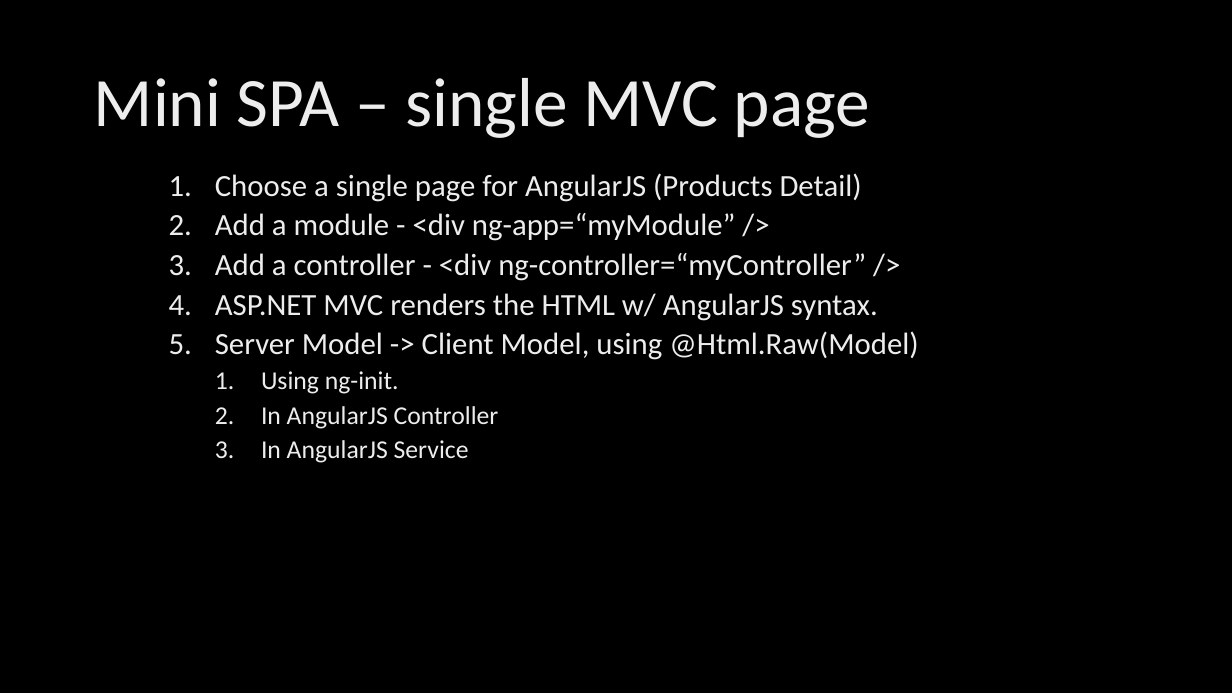
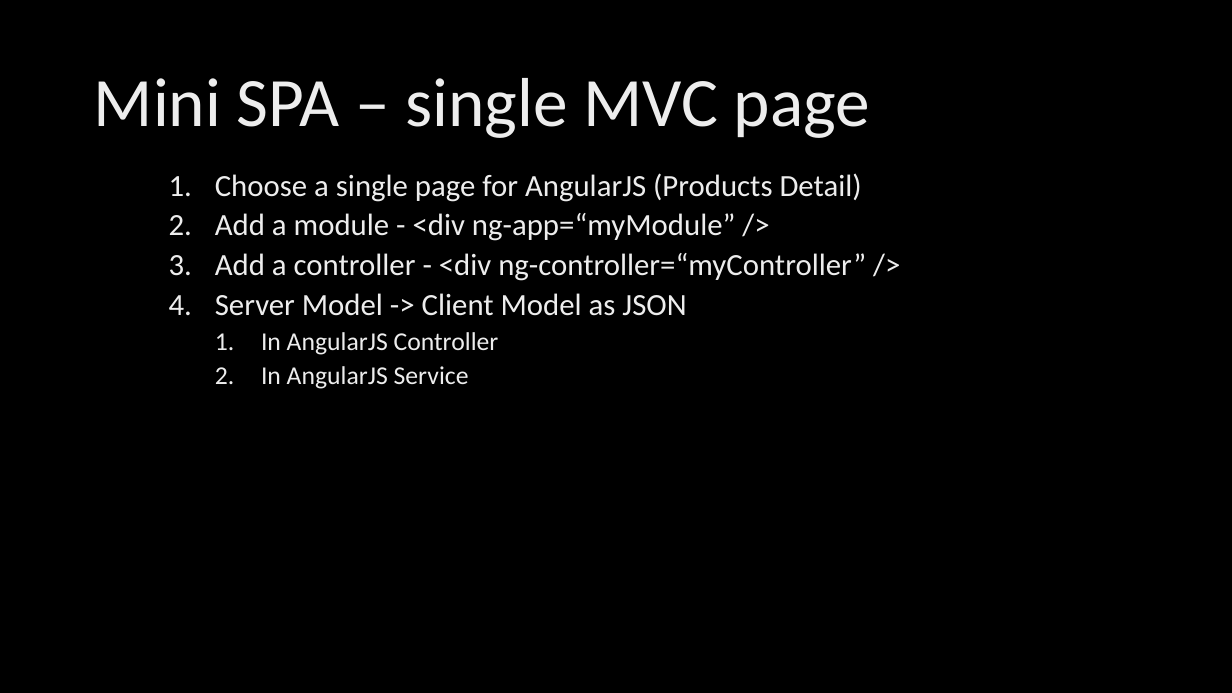
Before and after one commit to ryanlangton/angularjs-mvc, a slide deck: slide 12 of AngularJSdotNet.pptx. Drawn at 1232x693 pixels with LibreOffice and Linux fonts; fonts in the diff are those of the drawing; background and template pictures are left out. Boxes give left, top, right and bottom in pixels: in the first picture for what was removed or moved away, otherwise in the second. Text is boxed around its words. In the diff, an @@ line names an element or a change of style, - is before the commit and + after.

```diff
--- a/AngularJSdotNet.pptx
+++ b/AngularJSdotNet.pptx
@@ text at [215,293,686,316]: text changed @@
-  4. ASP.NET MVC renders the HTML w/ AngularJS syntax.
-  5. Server Model -> Client Model, using @Html.Raw(Model)
-    1. Using ng-init.
+  4. Server Model -> Client Model as JSON
```
Also in this commit, not shown: 17 other slides changed, 14 slides added, 6 slides removed, 35 other files.
